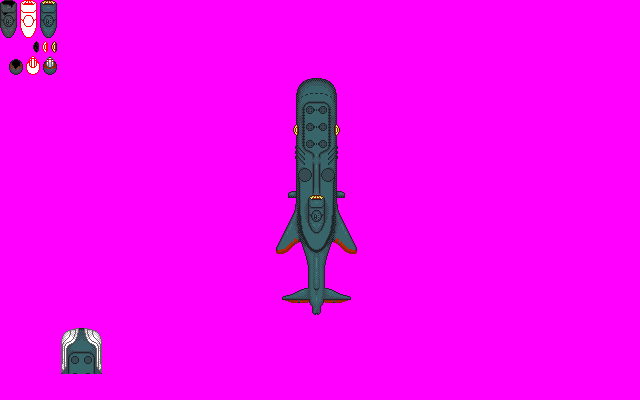
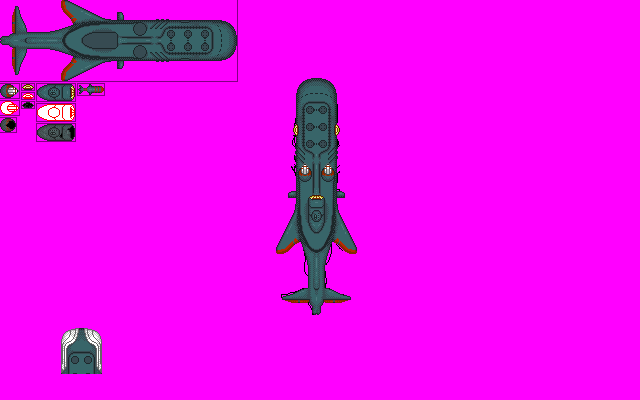
Layer changes from the first 640 x 400 image to the second:
showed "Turrets" over [left=298, top=163, right=335, bottom=179]
added layer "Borders" (49%) above "Sprite" over [left=0, top=0, right=238, bottom=142]
painted on "Sprite" over [left=0, top=0, right=237, bottom=141]
showed "Sketch" over [left=281, top=104, right=344, bottom=315]
